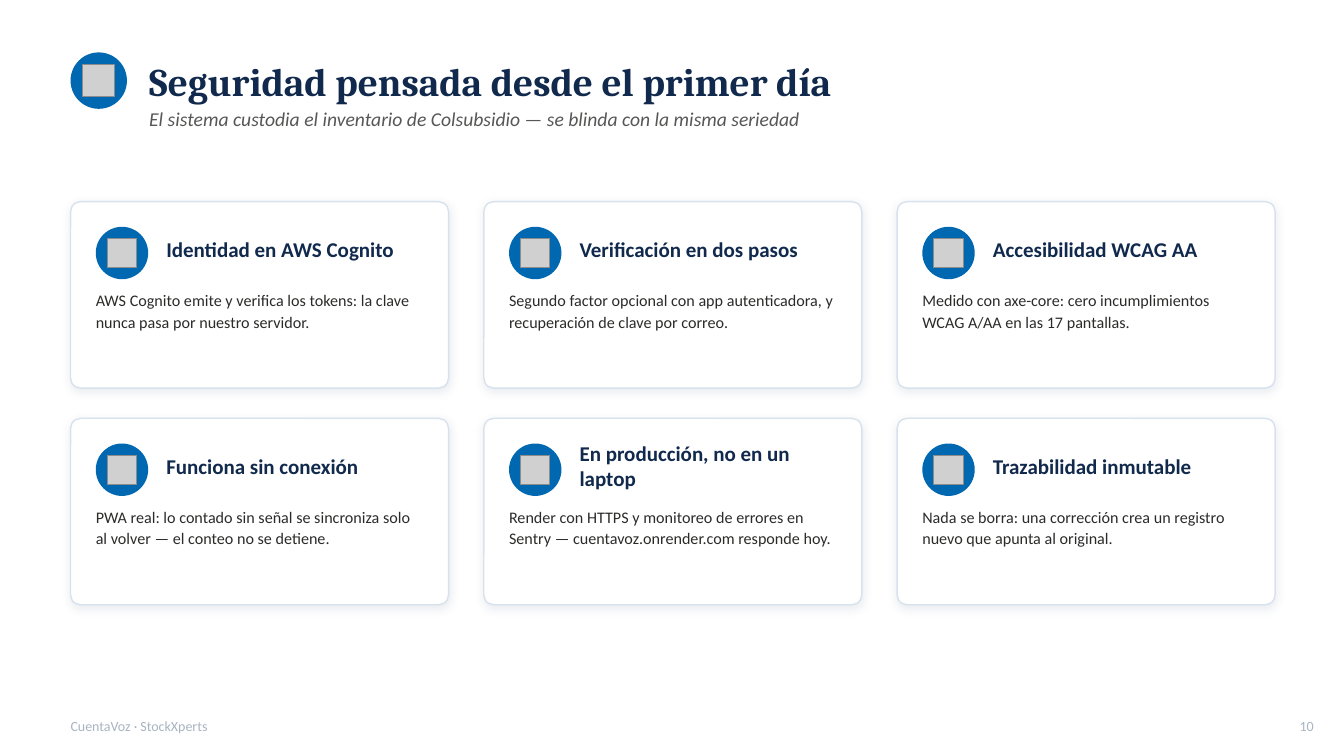
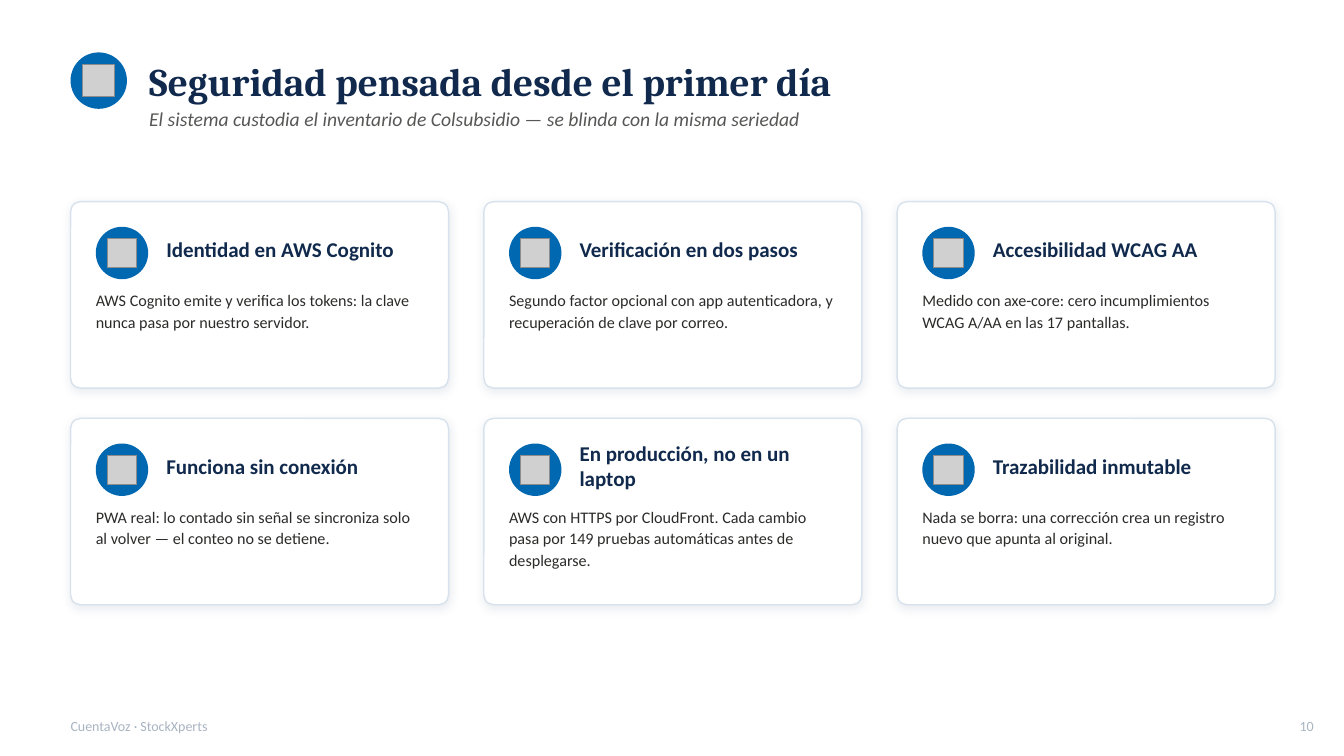
Before and after one commit to lnieto044/cuentavoz, a slide deck: slide 10 of docs/CuentaVoz_Colsubsidio_V2.pptx. Drawn at 1344x756 pixels with LibreOffice and Linux fonts; fonts in the diff are those of the drawing; grey boxes stand for pictures. Boxes give left, top, right and bottom in pixels: in the first picture for what was removed or moved away, otherwise in the second. Text is boxed around its words. In the diff, an @@ line names an element or a change of style, - is before the commit and + after.

Commit message:
Pasa la presentacion y el manual de Render a AWS
La plataforma se movio a AWS con el pipeline de Valentina (EC2 + ECR, S3 +
CloudFront, RDS, pruebas antes de desplegar). La presentacion seguia
nombrando Render en NUEVE sitios de seis diapositivas -incluido el diagrama
de arquitectura, que es la lamina que mas miran los tecnicos- y tres
enlaces mandaban a una URL que ya no es la plataforma.

El cambio mejora el argumento y ahora se cuenta: Colsubsidio ya usa AWS,
asi que presentar algo en su misma nube quita la pregunta de "donde lo
montamos", y que cada cambio pase por 149 pruebas antes de desplegarse
responde sola la de "como garantizan que no rompa nada".

No se agrego ninguna lamina: una hecha desde cero no iguala el diseno de
las demas. El mensaje del pipeline entra en las que ya existen.

Dos hallazgos de paso en la ultima diapositiva: decia "PIN: StockXperts",
que ademas de nombrar un PIN que ya no existe traia la clave INCOMPLETA
-es StockXperts1-, asi que quien la copiara de la pantalla en la
presentacion no habria podido entrar.

Y el manual mandaba a cuentavoz.onrender.com en el primer paso, que es
justo el primero que sigue un auxiliar.

La diapositiva 10 ya no promete Sentry: en AWS todavia no esta
configurado, y prometerlo seria falso. En su lugar dice las 149 pruebas
antes de desplegar, que si es verificable y dice mas.

```diff
--- a/docs/CuentaVoz_Colsubsidio_V2.pptx
+++ b/docs/CuentaVoz_Colsubsidio_V2.pptx
@@ text at (x1=509, y1=511, x2=806, y2=569): text changed @@
-Render con HTTPS y monitoreo de errores en Sentry — cuentavoz.onrender.com responde hoy.
+AWS con HTTPS por CloudFront. Cada cambio pasa por 149 pruebas automáticas antes de desplegarse.
```
Also in this commit, not shown: 5 other slides changed, 3 other files.
